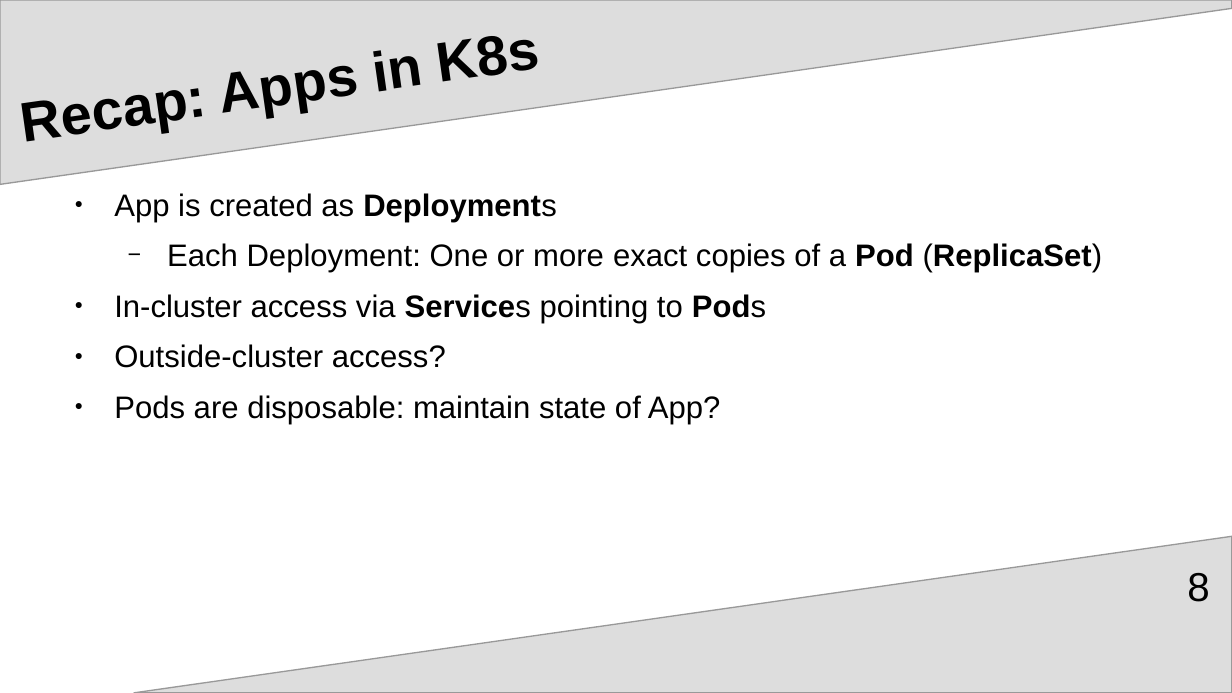
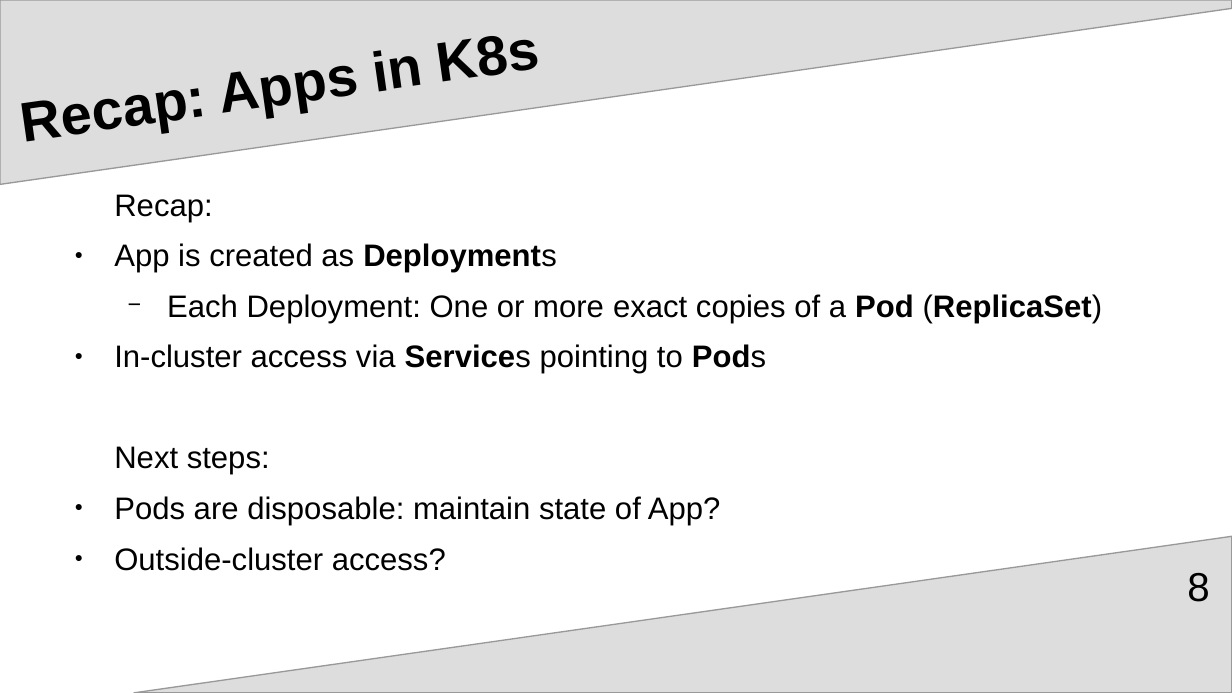
Before and after one commit to upart/cabinops, a slide deck: slide 8 of documentation/Introduction.odp. Drawn at 1232x693 pixels with LibreOffice and Linux fonts; fonts in the diff are those of the drawing. Boxes give left, top, right and bottom in pixels: in the first picture for what was removed or moved away, otherwise in the second. Text is boxed around its words. In the diff, an @@ line names an element or a change of style, - is before the commit and + after.

Commit message:
add next slides on volumes

```diff
--- a/documentation/Introduction.odp
+++ b/documentation/Introduction.odp
@@ text at <box>114,194,212,222</box>: paragraph added @@
+Recap:
@@ text at <box>114,395,721,424</box>: paragraph removed @@
-● Pods are disposable: maintain state of App?
@@ text at <box>114,446,721,525</box>: paragraphs added @@
+Next steps:
+● Pods are disposable: maintain state of App?
```
Also in this commit, not shown: 5 other slides changed, 5 slides added, 4 other files.
